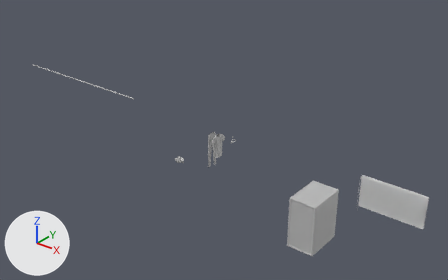
The FBX model Assets/04_Models/Placard/Placard.fbx as it was, and as the next commit left it.
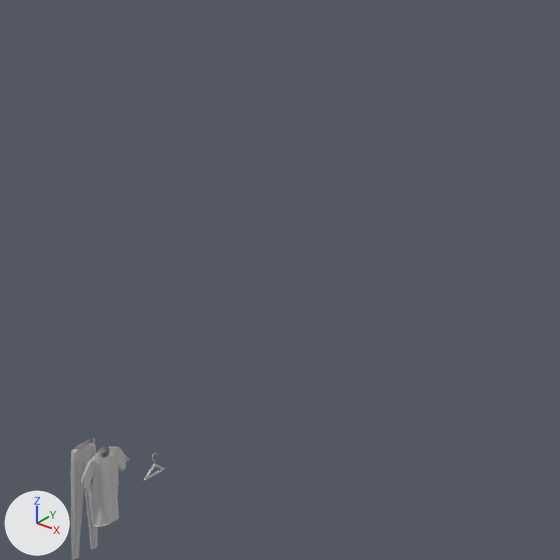
The first picture shows the older version from a 50 mm camera at (14.11, -20.86, 9.28) aimed at (2.02, -5.75, -0.09). The close-ups show both versions on the part from 42% to 79% of the width and 0% to 60% of the height of that picture; other places that the commit changed are outside them. The lights are fixed; the arrows at lower left show +X, +Y and +Z. Where no turn or scale is listed for an object, it has been applied to the vertices.

The first close-up shows 'Pantalon_Placard', 'Tshirt_Placard'.
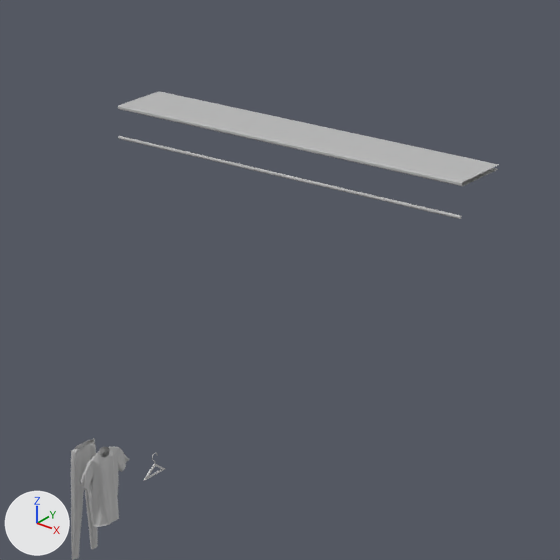
What changed in the scene script:
```text
Add me_mesh_1:
    me_mesh_1.from_pydata([(-2.5, 0.42, 1.94), (2.5, 0.42, 1.94), (-2.5, 0.42, 1.88), (2.5, 0.42, 1.88), (-2.5, -0.41, 1.88), (-2.5, -0.42, 1.9), (2.5, -0.41, 1.88), (2.5, -0.42, 1.9), (-2.5, -0.41, 1.94), (-2.5, -0.42, 1.92), (2.5, -0.41, 1.94), (2.5, -0.42, 1.92)], [], [(5, 7, 11, 9), (8, 10, 1, 0), (2, 3, 6, 4), (5, 4, 6, 7), (8, 9, 11, 10)])
    me_mesh_1.materials.append(mat_lambert1)  # grey #bcbcbc
Change ob_barre:
    ob_barre.location: (-2.96, -7.76, 0.0) -> (0.5, -0.82, 0.0)
Add ob_etagere_placard:
    ob_etagere_placard = bpy.data.objects.new('Etagere_Placard', me_mesh_1)
    ob_etagere_placard.location = (0.5, -0.42, 0.0)
```

What differs and where, as boxes [x1, y1, x2, y2] in the close-ups (560 x 560 px):
'Etagere_Placard', added
    after: [118, 91, 499, 186]
'Barre', moved (not visible before)
    after: [118, 136, 462, 219]
